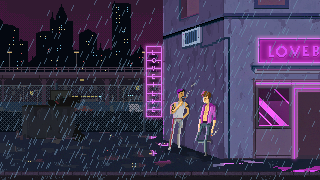
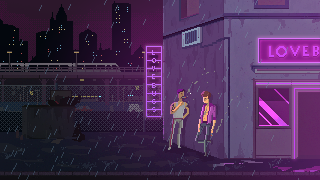
Layer changes from the first (320, 180) image to the second:
added group "layer:foreground" with 9 layers above "guys" over [0, 0, 320, 180]
added layer "Layer 10" (hard mix, 60%) in group "layer:foreground" over [0, 0, 320, 180]
added layer "Layer 9" (lighten, 47%) in group "layer:foreground" over [33, 0, 320, 180]
renamed "load:subanim,0.1" to "rain", moved it into group "layer:foreground" over [0, 0, 320, 180]
added layer "rain drop copy 3" in group "rain" over [2, 137, 290, 171]
renamed "rain copy 3" to "rain drop copy 2", painted on it over [2, 6, 319, 180]
renamed "rain copy 2" to "rain drop copy", painted on it over [0, 0, 320, 180]
added layer "rain drop" in group "rain" over [5, 136, 278, 169]
renamed "rain copy" to "rain copy 4", painted on it over [0, 0, 320, 180]
removed layer "rain" (in "layer:front" › "load:subanim,0.1") from group "load:subanim,0.1" over [0, 0, 320, 180]
added group "guys" with 22 layers above "load:reflection" over [146, 38, 320, 162]
added group "neon" with 5 layers in group "guys" over [146, 38, 320, 159]
moved "neon lights" into group "neon" over [146, 38, 320, 159]
removed group "layer:front" (5 layers) over [0, 0, 320, 180]
removed group "layer:bg" (11 layers) over [0, 0, 320, 180]
renamed "puddles" to "load:reflection", moved it out of group "layer:bg" over [0, 76, 320, 180]
added layer "puddle copy 3" in group "load:reflection" over [0, 132, 191, 168]
added layer "puddle" in group "load:reflection" over [0, 132, 320, 175]
added group "layer:background" with 6 layers over [0, 0, 320, 180]
moved "garbage" into group "layer:background" over [11, 84, 94, 162]
moved "foreground" into group "layer:background" over [0, 0, 320, 180]
added layer "Layer 8" in group "layer:background" over [0, 53, 171, 110]
moved "bg" into group "layer:background", painted on it over [0, 0, 320, 180]
…and 18 more changes (9 added, 1 opacity, 2 painted, 2 removed, 3 renamed, 6 stack, 1 visibility)
